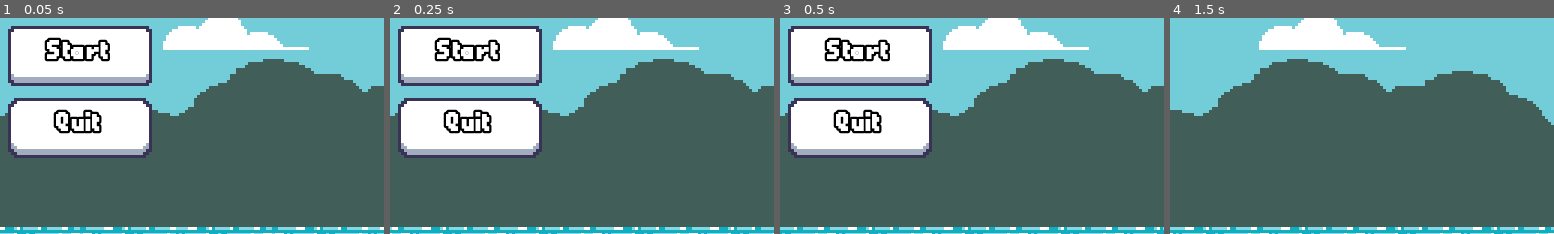
Above: before the commit, frames 1-4 (left to right).
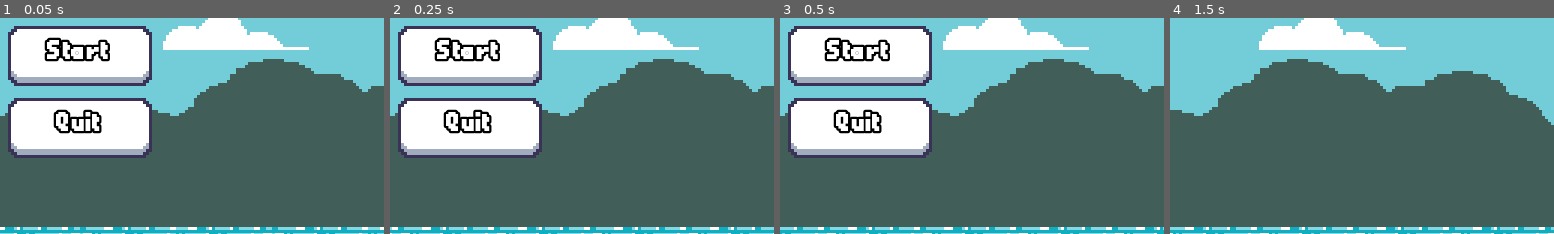
Above: after the commit, the same moments.

Repository: YUK1-0000/2DRunnerGame
Game: Godot game, scene res://main.tscn
The game is run twice, just before and just after one commit, with the same random seed, the same clock (stepped at 60 frames per second) and the same inputs.
Inputs:
- Up to frame 1 (0.05 s): no input
- Up to frame 2 (0.25 s): no input
- Up to frame 3 (0.5 s): no input
- Up to frame 4 (1.5 s): click "Start" at 0.5 s
The pictures show only the part of the screen within x 40-90%, y 33-83%; the shares and areas given below are measured in that part.

The runs differ from the first frame. In frame 1, 0.2% of the frame differs, in the area x 2-40%, y 3-32%; in frame 2, 0.2%; in frame 3, 0.2%; in frame 4, nothing differs.

Commit message:
10秒ごとにタイルを変更する機能を実装

Diff:
--- a/Resorces/button_focus.tres
+++ b/Resorces/button_focus.tres
@@ -4,7 +4,7 @@
 
 [sub_resource type="AtlasTexture" id="AtlasTexture_xheoe"]
 atlas = ExtResource("1_iaw66")
-region = Rect2(3, 20, 10, 11)
+region = Rect2(3, 4, 10, 11)
 
 [resource]
 texture = SubResource("AtlasTexture_xheoe")
--- a/Resorces/button_hover.tres
+++ b/Resorces/button_hover.tres
@@ -4,7 +4,7 @@
 
 [sub_resource type="AtlasTexture" id="AtlasTexture_nm65d"]
 atlas = ExtResource("1_swg2t")
-region = Rect2(3, 20, 10, 11)
+region = Rect2(3, 4, 10, 11)
 
 [resource]
 texture = SubResource("AtlasTexture_nm65d")
--- a/Resorces/button_pressed.tres
+++ b/Resorces/button_pressed.tres
@@ -4,11 +4,11 @@
 
 [sub_resource type="AtlasTexture" id="AtlasTexture_mrq83"]
 atlas = ExtResource("1_cl8b1")
-region = Rect2(35, 20, 10, 11)
+region = Rect2(35, 4, 10, 11)
 
 [resource]
 texture = SubResource("AtlasTexture_mrq83")
-texture_margin_left = 2.0
-texture_margin_top = 4.0
-texture_margin_right = 2.0
-texture_margin_bottom = 2.0
+texture_margin_left = 3.0
+texture_margin_top = 5.0
+texture_margin_right = 3.0
+texture_margin_bottom = 3.0
--- a/main.gd
+++ b/main.gd
@@ -15,12 +15,13 @@
 @onready var start_game_sound = $StartGameSound
 
 var terrains: Array
+var tile_sets: Array
 var elapsed_time:= 0.
 var run_time:= 0.
 
-
 func _ready() -> void:
-	make_terrains_array()
+	dir_contents("res://TerrainScene/", terrains)
+	dir_contents("res://Resorces/TileSets/", tile_sets)
 	RenderingServer.set_default_clear_color(Color8(115, 205, 216, 255))
 	Events.game_over.connect(game_over)
 	Events.game_reset.connect(game_reset)
@@ -28,7 +29,7 @@
 
 
 func _process(_delta: float) -> void:
-	run_time = (Time.get_ticks_msec() - elapsed_time) / 1000
+	run_time = (Time.get_ticks_msec() - elapsed_time) / 1000 * int(player.auto_run)
 	int_time_label.text = str(int(run_time))
 	float_time_label.text = str("%0.2f" % (run_time - int(run_time))).lstrip("0")
 
@@ -39,18 +40,12 @@
 		set_terrain()
 
 
-func make_terrains_array() -> void:
-	var dir = DirAccess.open("res://TerrainScene")
-	dir.list_dir_begin()
-	for file_name in dir.get_files():
-		terrains.append(load("res://TerrainScene/%s" % file_name))
-
-
 func set_terrain(index: int = randi_range(1, len(terrains) - 1)) -> void:
-	var temp = terrains[index].instantiate()
-	temp.position = connection_point.position
-	connection_point.position += temp.get_node("ConnectionPoint").position
-	get_node("Terrain").add_child(temp)
+	var tile_map_inst: Node2D = terrains[index].instantiate()
+	tile_map_inst.position = connection_point.position
+	tile_map_inst.get_node("TileMap").tile_set = tile_sets[int(run_time / 10) % len(tile_sets)]
+	connection_point.position += tile_map_inst.get_node("ConnectionPoint").position
+	get_node("Terrain").add_child(tile_map_inst)
 
 
 func _on_start_button_pressed() -> void:
@@ -90,3 +85,10 @@
 	for i in get_node("Terrain").get_children(): i.queue_free()
 	start_menu.show()
 	start_button.grab_focus()
+
+
+func dir_contents(path: String, array: Array) -> void:
+	var dir: DirAccess = DirAccess.open(path)
+	dir.list_dir_begin()
+	for file_name in dir.get_files():
+		array.append(load(path + file_name))
--- a/player.gd
+++ b/player.gd
@@ -1,5 +1,3 @@
-class_name Player
-
 extends CharacterBody2D
 
 @onready var animation: AnimatedSprite2D = $AnimatedSprite2D
--- a/tile_map.tscn
+++ b/tile_map.tscn
@@ -1,6 +1,6 @@
 [gd_scene load_steps=2 format=3 uid="uid://b1voteaetxux"]
 
-[ext_resource type="TileSet" uid="uid://chr5tw33pej1i" path="res://Resorces/tile_set_forest.tres" id="1_gkuev"]
+[ext_resource type="TileSet" uid="uid://chr5tw33pej1i" path="res://Resorces/TileSets/01_tile_set_forest.tres" id="1_gkuev"]
 
 [node name="TileMap" type="TileMap"]
 tile_set = ExtResource("1_gkuev")
Renamed: Resorces/tile_set_forest.tres -> Resorces/TileSets/01_tile_set_forest.tres
Renamed: Resorces/tile_set_dirt.tres -> Resorces/TileSets/02_tile_set_dirt.tres
Not shown, changed: export_presets.cfg
